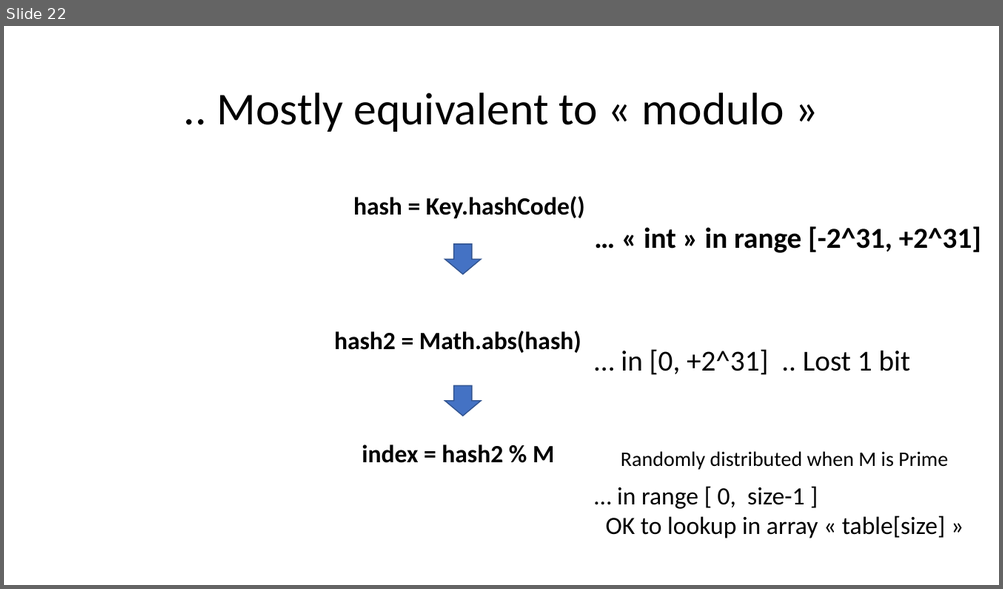
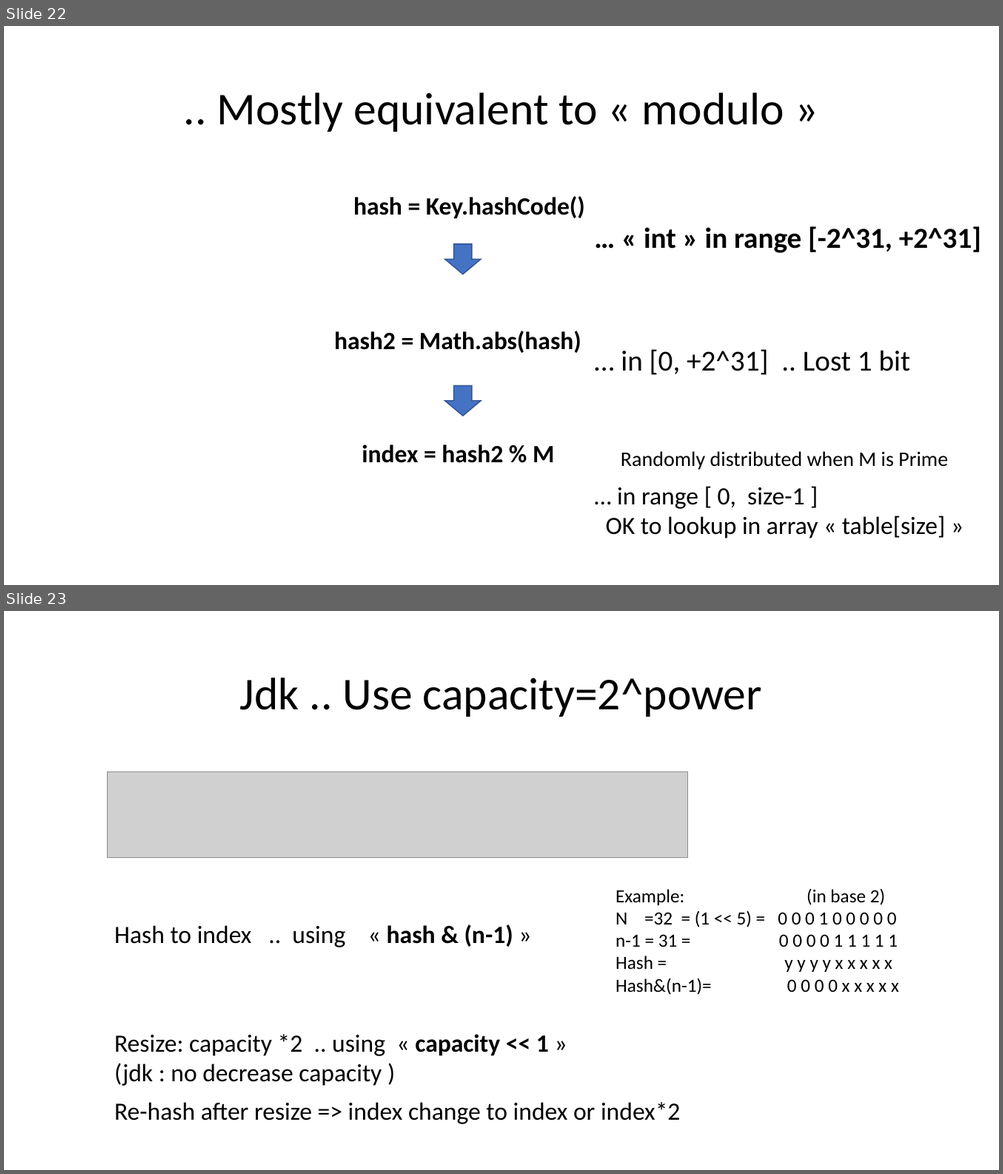
Before and after one commit to Arnaud-Nauwynck/presentations, a slide deck: java/Basic-Data-Structures.pptx. Shown one above the other, each under a label of ours: slide 22 before the commit, slides 22 and 23 after it. The pictures are 1003x589 and 1003x1174 pixels, drawn with LibreOffice and Linux fonts; fonts in the diff are those of the drawing; grey boxes stand for pictures. Boxes give left, top, right and bottom in pixels: in the first picture for what was removed or moved away, otherwise in the second. Text is boxed around its words. In the diff, an @@ line names an element or a change of style, - is before the commit and + after.

```diff
--- a/java/Basic-Data-Structures.pptx
+++ b/java/Basic-Data-Structures.pptx
@@ slide 23 added at [4, 611, 999, 1170], background #FFFFFF @@
@@ title added at [240, 678, 762, 717], 44 pt, text #000000 @@
+Jdk .. Use capacity=2^power
@@ picture added at [107, 772, 688, 858] @@
@@ text added at [615, 889, 899, 995], 18 pt, text #000000 @@
+Example: (in base 2)
+N =32 = (1 << 5) = 0 0 0 1 0 0 0 0 0
+n-1 = 31 = 0 0 0 0 1 1 1 1 1
+Hash = y y y y x x x x x
+Hash&(n-1)= 0 0 0 0 x x x x x
@@ text added at [114, 925, 513, 948], 24 pt, text #000000 @@
+Hash to index .. using « hash & (n-1) »
@@ text added at [114, 1034, 549, 1086], 24 pt, text #000000 @@
+Resize: capacity *2 .. using « capacity << 1 »
+(jdk : no decrease capacity )
@@ text added at [114, 1102, 680, 1125], 24 pt, text #000000 @@
+Re-hash after resize => index change to index or index*2
```
Also in this commit, not shown: 4 slides changed, 6 other slides added, 3 slides removed.
